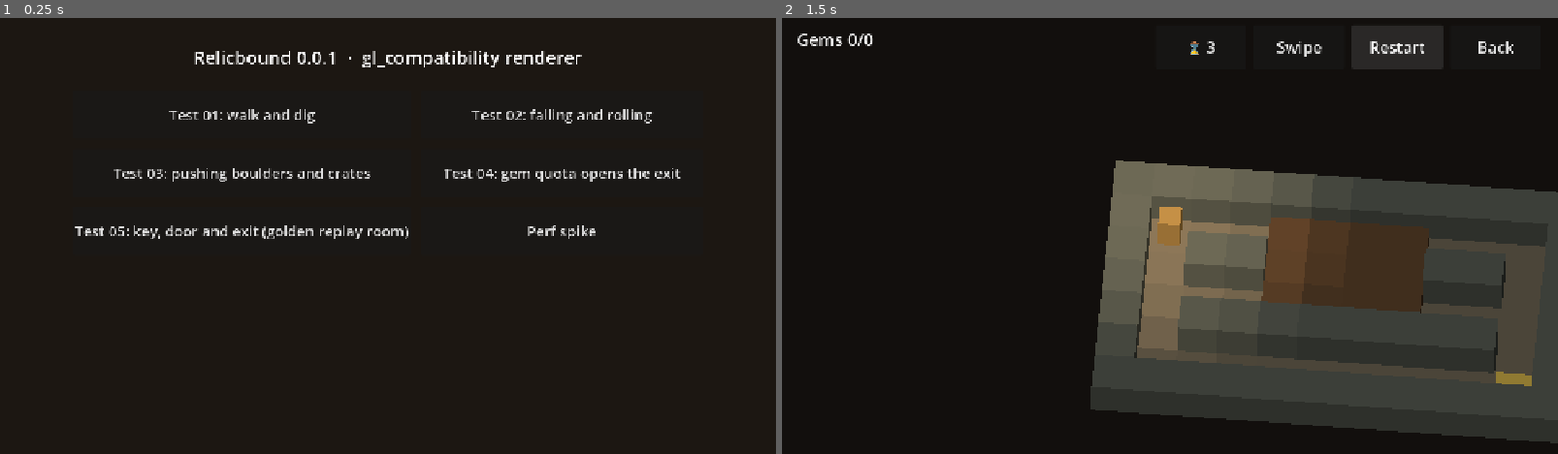
Above: before the commit, frames 1-2 (left to right).
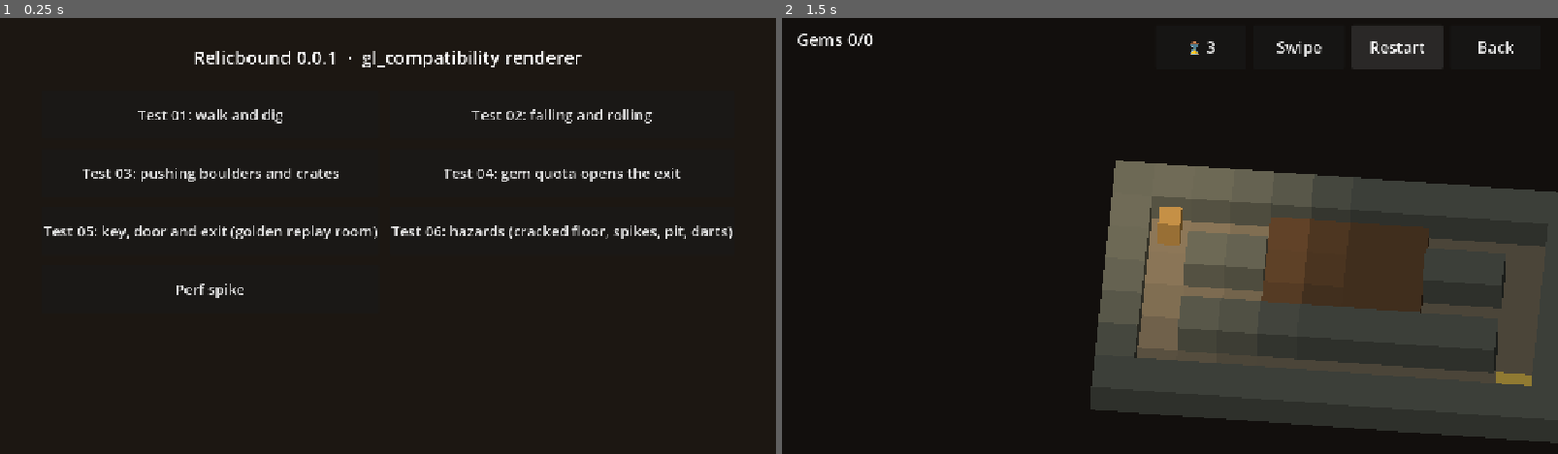
Above: after the commit, the same moments.

Repository: jamik111/relicbound
Game: Godot game, scene res://scenes/boot.tscn
Same seed, same stepped clock (60 frames per second), same inputs: the game is played once before the commit and once after it.
Inputs:
- Up to frame 1 (0.25 s): no input
- Up to frame 2 (1.5 s): click "Test 01: walk and dig" at 0.5 s; click "Restart" at 1.25 s

The runs differ from the first frame. In frame 1, 2.1% of the frame differs, in the area x 5-95%, y 20-65%; in frame 2, nothing differs.

Commit message:
Sprint 2.5 (part 1): hazards — pits, cracked floor, spikes, dart walls
- RuleHazards: all timing derived from state.tick (no hidden per-tile
  state, replays stay exact)
  - pit: walking in kills; an object entering fills it (-> floor)
  - cracked floor: starts collapsing when the player steps off, is a pit
    at the start of the next tick (new phase 0 in SimStep)
  - spikes: 3 s cycle with 0.5 s warning (GDD: >= 0.4 s) and 0.5 s up;
    phase B half a cycle later
  - dart walls: every 3 s after a 0.5 s warning, hit-scan along the row,
    blocked by solid tiles and any object
- PLAYER_KILLED event with a Cause (pit/spikes/dart); Game respawns on it
  like a crush. Hazard telegraph/fire events for VFX later
- Level legend: _ pit, = cracked, ^ + spikes, > < dart walls
- LevelView: pits are holes, spikes tint by phase, dart walls are walls
- Test room 06 (hazards); 12 new tests, 115 total; replay hash unchanged

Co-Authored-By: Claude Opus 5.5 <noreply@anthropic.com>

Diff:
--- a/game/autoload/game.gd
+++ b/game/autoload/game.gd
@@ -168,7 +168,7 @@
 	for e: SimEvent in result.events:
 		if e.type == SimEvent.Type.CHECKPOINT_LIT:
 			_checkpoint = state
-		elif e.type == SimEvent.Type.PLAYER_CRUSHED:
+		elif e.type == SimEvent.Type.PLAYER_CRUSHED or e.type == SimEvent.Type.PLAYER_KILLED:
 			_respawn_timer = RESPAWN_DELAY
 	Events.sim_events.emit(state.tick, result.events)
 	Events.sim_ticked.emit(state.tick)
--- /dev/null
+++ b/game/levels/test/test_06_hazards.json
@@ -0,0 +1,32 @@
+{
+	"id": "test_06_hazards",
+	"size": [
+		14,
+		7
+	],
+	"meta": {
+		"name": "Test 06: hazards (cracked floor, spikes, pit, darts)",
+		"gems_required": 1,
+		"seed": 1
+	},
+	"layers": {
+		"terrain": [
+			"##############",
+			"#...==..^+^..#",
+			"#............#",
+			"#.._......I..#",
+			"###.######.###",
+			"#>..........E#",
+			"##############"
+		],
+		"objects": [
+			"..............",
+			".@............",
+			"..............",
+			"..O...........",
+			"..............",
+			"...........*..",
+			".............."
+		]
+	}
+}
--- a/game/sim/level_codec.gd
+++ b/game/sim/level_codec.gd
@@ -18,6 +18,12 @@
 	":": Tiles.Terrain.DIRT,
 	"E": Tiles.Terrain.EXIT,
 	"I": Tiles.Terrain.CHECKPOINT,
+	"_": Tiles.Terrain.PIT,
+	"=": Tiles.Terrain.CRACKED,
+	"^": Tiles.Terrain.SPIKES_A,
+	"+": Tiles.Terrain.SPIKES_B,
+	">": Tiles.Terrain.DART_EAST,
+	"<": Tiles.Terrain.DART_WEST,
 	"R": Tiles.Terrain.DOOR_RED,
 	"B": Tiles.Terrain.DOOR_BLUE,
 	"G": Tiles.Terrain.DOOR_GOLD,
@@ -73,8 +79,10 @@
 			s.terrain[s.idx(c)] = TERRAIN_CHARS[tc]
 			if oc == EMPTY_CHAR:
 				continue
-			if tc != EMPTY_CHAR:
+			if oc != PLAYER_CHAR and not Tiles.is_floor_like(TERRAIN_CHARS[tc]):
 				errors.append("objects: '%s' at %s must be on floor, not '%s'" % [oc, c, tc])
+			elif oc == PLAYER_CHAR and tc != EMPTY_CHAR and not Tiles.is_floor_like(TERRAIN_CHARS[tc]):
+				errors.append("objects: player at %s must start on floor, not '%s'" % [c, tc])
 			elif oc == PLAYER_CHAR:
 				players += 1
 				s.player = c
--- a/game/sim/rules/rule_gravity.gd
+++ b/game/sim/rules/rule_gravity.gd
@@ -57,6 +57,7 @@
 	s.set_moving(below, true)
 	done[s.idx(below)] = 1
 	events.append(SimEvent.make(SimEvent.Type.OBJECT_FELL, c, below, obj, id))
+	RuleHazards.settle(s, below, events)
 
 
 static func _try_roll(s: SimState, c: Vector2i, side: Vector2i, done: PackedByteArray,
@@ -70,4 +71,5 @@
 	s.set_moving(to, true)
 	done[s.idx(to)] = 1
 	events.append(SimEvent.make(SimEvent.Type.OBJECT_ROLLED, c, to, obj, id))
+	RuleHazards.settle(s, to, events)
 	return true
--- /dev/null
+++ b/game/sim/rules/rule_hazards.gd
@@ -0,0 +1,111 @@
+class_name RuleHazards
+extends RefCounted
+## Hazards: pits, cracked floor, timed spikes and dart walls. All timing comes from `state.tick`,
+## so there's no hidden per-tile state and replays stay exact.
+##
+## - Pit: walking in kills. A boulder/crate/gem that enters fills it (it becomes floor).
+## - Cracked floor: when the player steps off it, it starts collapsing; at the start of the next tick it's a pit
+##   (an object resting on it drops in and fills it).
+## - Spikes: a SPIKE_CYCLE-tick loop: down, then SPIKE_WARN ticks of warning (GDD: telegraph >= 0.4 s), then
+##   SPIKE_UP ticks up. Standing on them while up kills. Phase B runs half a cycle after phase A.
+## - Dart walls: every DART_PERIOD ticks, after DART_WARN ticks of warning, a dart flies along the row until it hits
+##   a solid tile or any object. The player in its path before that dies.
+
+const SPIKE_CYCLE: int = 30
+const SPIKE_WARN: int = 5
+const SPIKE_UP: int = 5
+const DART_PERIOD: int = 30
+const DART_WARN: int = 5
+
+enum SpikePhase { DOWN, WARNING, UP }
+
+
+## Tick phase 0: effects scheduled by the previous tick (cracked floor marked last tick collapses now).
+static func collapse(s: SimState, events: Array[SimEvent]) -> void:
+	for i: int in s.terrain.size():
+		if s.terrain[i] != Tiles.Terrain.CRACKED_COLLAPSING:
+			continue
+		var c := Vector2i(i % s.width, i / s.width)
+		s.terrain[i] = Tiles.Terrain.PIT
+		events.append(SimEvent.make(SimEvent.Type.FLOOR_COLLAPSED, c))
+		settle(s, c, events)
+
+
+## Called by the player rule when the player leaves `from`.
+static func on_player_left(s: SimState, from: Vector2i, events: Array[SimEvent]) -> void:
+	if s.terrain_at(from) == Tiles.Terrain.CRACKED:
+		s.terrain[s.idx(from)] = Tiles.Terrain.CRACKED_COLLAPSING
+		events.append(SimEvent.make(SimEvent.Type.FLOOR_CRACKING, from))
+
+
+## Called after an object moves into `c`: if it's a pit, the object fills it.
+static func settle(s: SimState, c: Vector2i, events: Array[SimEvent]) -> void:
+	if s.terrain_at(c) != Tiles.Terrain.PIT or s.object_at(c) == Tiles.Obj.NONE:
+		return
+	var obj: int = s.object_at(c)
+	var id: int = s.ids[s.idx(c)]
+	s.remove_object(c)
+	s.terrain[s.idx(c)] = Tiles.Terrain.FLOOR
+	events.append(SimEvent.make(SimEvent.Type.PIT_FILLED, c, c, obj, id))
+
+
+static func spike_phase(tick: int, terrain: int) -> SpikePhase:
+	var offset: int = SPIKE_CYCLE / 2 if terrain == Tiles.Terrain.SPIKES_B else 0
+	var t: int = (tick + offset) % SPIKE_CYCLE
+	if t >= SPIKE_CYCLE - SPIKE_UP:
+		return SpikePhase.UP
+	if t >= SPIKE_CYCLE - SPIKE_UP - SPIKE_WARN:
+		return SpikePhase.WARNING
+	return SpikePhase.DOWN
+
+
+## Tick phase 6 (hazards part): spikes and darts change state, and the player is checked against every hazard.
+## Returns the SimEvent.Cause that kills the player this tick, or -1.
+static func apply(s: SimState, events: Array[SimEvent]) -> int:
+	var cause: int = -1
+	var tick: int = s.tick
+	var dart_t: int = tick % DART_PERIOD
+	for i: int in s.terrain.size():
+		var t: int = s.terrain[i]
+		if Tiles.is_spikes(t):
+			var c := Vector2i(i % s.width, i / s.width)
+			var phase: SpikePhase = spike_phase(tick, t)
+			var before: SpikePhase = spike_phase(tick + SPIKE_CYCLE - 1, t)
+			if phase != before:
+				var types: Array[SimEvent.Type] = [
+					SimEvent.Type.SPIKES_DOWN, SimEvent.Type.SPIKES_WARNING, SimEvent.Type.SPIKES_UP]
+				events.append(SimEvent.make(types[phase], c))
+		elif t == Tiles.Terrain.DART_EAST or t == Tiles.Terrain.DART_WEST:
+			var wall := Vector2i(i % s.width, i / s.width)
+			if dart_t == DART_PERIOD - 1 - DART_WARN:
+				events.append(SimEvent.make(SimEvent.Type.DART_WARNING, wall))
+			elif dart_t == DART_PERIOD - 1:
+				if _fire_dart(s, wall, Vector2i.RIGHT if t == Tiles.Terrain.DART_EAST else Vector2i.LEFT, events):
+					cause = SimEvent.Cause.DART
+	if s.alive and cause < 0:
+		var under: int = s.terrain_at(s.player)
+		if under == Tiles.Terrain.PIT:
+			cause = SimEvent.Cause.PIT
+		elif Tiles.is_spikes(under) and spike_phase(tick, under) == SpikePhase.UP:
+			cause = SimEvent.Cause.SPIKES
+	return cause
+
+
+## Returns true if the dart hits the (living) player.
+static func _fire_dart(s: SimState, wall: Vector2i, dir: Vector2i, events: Array[SimEvent]) -> bool:
+	var c: Vector2i = wall + dir
+	var hit: bool = false
+	while s.in_bounds(c):
+		if c == s.player and s.alive:
+			hit = true
+			break
+		if s.object_at(c) != Tiles.Obj.NONE or not _dart_passes(s.terrain_at(c)):
+			break
+		c += dir
+	events.append(SimEvent.make(SimEvent.Type.DART_FIRED, wall, c))
+	return hit
+
+
+static func _dart_passes(t: int) -> bool:
+	return Tiles.object_can_enter(t) or t == Tiles.Terrain.CHECKPOINT or t == Tiles.Terrain.CHECKPOINT_LIT \
+		or t == Tiles.Terrain.EXIT
--- a/game/sim/rules/rule_player.gd
+++ b/game/sim/rules/rule_player.gd
@@ -34,8 +34,8 @@
 		return
 
 	var t: int = s.terrain_at(to)
-	if t == Tiles.Terrain.FLOOR:
-		_move(s, to, events)
+	if Tiles.is_floor_like(t) or t == Tiles.Terrain.PIT:
+		_move(s, to, events)  # hazards (pit, spikes) are judged in their own phase
 	elif t == Tiles.Terrain.DIRT:
 		s.terrain[s.idx(to)] = Tiles.Terrain.FLOOR
 		events.append(SimEvent.make(SimEvent.Type.DIRT_DUG, to))
@@ -61,6 +61,7 @@
 
 
 static func _move(s: SimState, to: Vector2i, events: Array[SimEvent]) -> void:
+	RuleHazards.on_player_left(s, s.player, events)
 	events.append(SimEvent.make(SimEvent.Type.PLAYER_MOVED, s.player, to))
 	s.player = to
 
@@ -83,4 +84,5 @@
 	s.move_object(at, dest)
 	done[s.idx(dest)] = 1
 	events.append(SimEvent.make(SimEvent.Type.OBJECT_PUSHED, at, dest, obj, id))
+	RuleHazards.settle(s, dest, events)
 	return true
--- a/game/sim/sim_event.gd
+++ b/game/sim/sim_event.gd
@@ -18,7 +18,19 @@
 	LEVEL_COMPLETED,   ## cell = exit tile
 	PLAYER_CRUSHED,    ## cell, object = what fell on the player
 	CHECKPOINT_LIT,    ## cell = the idol; Game snapshots the state for respawn
+	PLAYER_KILLED,     ## cell, value = Cause (pit, spikes, dart). Crushing has its own PLAYER_CRUSHED
+	PIT_FILLED,        ## cell, object = what filled it, id
+	FLOOR_CRACKING,    ## cell: the player stepped off cracked floor; it falls in next tick
+	FLOOR_COLLAPSED,   ## cell is now a pit
+	SPIKES_WARNING,    ## cell: spikes rise in 0.5 s (telegraph)
+	SPIKES_UP,         ## cell
+	SPIKES_DOWN,       ## cell
+	DART_WARNING,      ## cell = dart wall: fires in 0.5 s
+	DART_FIRED,        ## cell = dart wall -> to = where the dart stopped
 }
+
+## Why PLAYER_KILLED happened (event value).
+enum Cause { PIT = 0, SPIKES = 1, DART = 2 }
 
 var type: Type
 var cell: Vector2i
--- a/game/sim/sim_state.gd
+++ b/game/sim/sim_state.gd
@@ -126,9 +126,9 @@
 	ids[a] = 0
 
 
-## True if an object may move into `c`: floor terrain, no object, no (living) player.
+## True if an object may move into `c`: floor-like terrain or a pit, no object, no (living) player.
 func is_open_for_object(c: Vector2i) -> bool:
-	return terrain_at(c) == Tiles.Terrain.FLOOR and object_at(c) == Tiles.Obj.NONE and (c != player or not alive)
+	return Tiles.object_can_enter(terrain_at(c)) and object_at(c) == Tiles.Obj.NONE and (c != player or not alive)
 
 
 func count_objects(obj: int) -> int:
--- a/game/sim/sim_step.gd
+++ b/game/sim/sim_step.gd
@@ -16,6 +16,8 @@
 	done.resize(s.width * s.height)
 	done.fill(0)
 
+	# 0) Effects scheduled last tick (cracked floor collapsing).
+	RuleHazards.collapse(s, events)
 	# 1) Player intent.
 	if s.alive and not s.won:
 		RulePlayer.apply(s, DIRECTIONS[intent], done, events)
@@ -24,12 +26,16 @@
 	var crushed_by: int = RuleGravity.apply(s, done, events)
 	# 4) Element flows: per world (water in World 1...).
 	# 5) Enemies: Sprint 2.
-	# 6) Triggers.
+	# 6) Triggers and hazards (spikes, darts, pits).
+	var hazard_cause: int = RuleHazards.apply(s, events)
 	RuleTriggers.apply(s, events)
-	# 7) Damage resolve.
+	# 7) Damage resolve. Crushing wins if both happen in one tick.
 	if crushed_by != Tiles.Obj.NONE and s.alive:
 		s.alive = false
 		events.append(SimEvent.make(SimEvent.Type.PLAYER_CRUSHED, s.player, s.player, crushed_by))
+	elif hazard_cause >= 0 and s.alive:
+		s.alive = false
+		events.append(SimEvent.make(SimEvent.Type.PLAYER_KILLED, s.player, s.player, Tiles.Obj.NONE, 0, hazard_cause))
 
 	s.tick += 1
 	var result := StepResult.new()
--- a/game/sim/tiles.gd
+++ b/game/sim/tiles.gd
@@ -12,6 +12,17 @@
 	## Checkpoint idol: the player can stand on it; objects can't enter. Lights when the player steps on it.
 	CHECKPOINT = 5,
 	CHECKPOINT_LIT = 6,
+	## Deadly to walk into. A boulder or crate that enters it fills it (becomes FLOOR).
+	PIT = 7,
+	## Walkable; one tick after the player steps off it, it collapses into a PIT.
+	CRACKED = 8,
+	CRACKED_COLLAPSING = 9,
+	## Timed spike traps (two phases half a cycle apart). Floor-like when down.
+	SPIKES_A = 20,
+	SPIKES_B = 21,
+	## Dart walls: solid; fire along their row (east / west) on a timer.
+	DART_EAST = 22,
+	DART_WEST = 23,
 	DOOR_RED = 10,
 	DOOR_BLUE = 11,
 	DOOR_GOLD = 12,
@@ -52,6 +63,21 @@
 	return o - Obj.KEY_RED
 
 
+## Terrain the player walks on like floor (hazards decide separately whether it hurts).
+static func is_floor_like(t: int) -> bool:
+	return (t == Terrain.FLOOR or t == Terrain.CRACKED or t == Terrain.CRACKED_COLLAPSING
+		or t == Terrain.SPIKES_A or t == Terrain.SPIKES_B)
+
+
+## Terrain a boulder/crate/gem may move into (a PIT swallows it and becomes floor).
+static func object_can_enter(t: int) -> bool:
+	return is_floor_like(t) or t == Terrain.PIT
+
+
+static func is_spikes(t: int) -> bool:
+	return t == Terrain.SPIKES_A or t == Terrain.SPIKES_B
+
+
 ## Objects that gravity moves.
 static func falls(o: int) -> bool:
 	return o == Obj.BOULDER or o == Obj.CRATE or o == Obj.GEM
--- /dev/null
+++ b/game/tests/sim/test_hazards.gd
@@ -0,0 +1,128 @@
+extends GutTest
+## Task 2.5: pits, cracked floor, spikes, dart walls.
+
+const H = preload("res://tests/sim/sim_helpers.gd")
+
+
+func _killed_by(r: StepResult) -> int:
+	for e: SimEvent in r.events:
+		if e.type == SimEvent.Type.PLAYER_KILLED:
+			return e.value
+	return -1
+
+
+## Steps with no input until the state's tick equals `tick`.
+func _run_to(s: SimState, tick: int) -> SimState:
+	while s.tick < tick:
+		s = H.step(s).state
+	return s
+
+
+# --- Pits ---------------------------------------------------------------------
+
+func test_walking_into_pit_kills() -> void:
+	var r: StepResult = H.step(H.state(["#####", "#@_.#", "#####"]), H.R)
+	assert_false(r.state.alive)
+	assert_eq(_killed_by(r), SimEvent.Cause.PIT)
+
+
+func test_pushed_boulder_fills_pit() -> void:
+	var r: StepResult = H.step(H.state(["######", "#@O_.#", "######"]), H.R)
+	assert_eq(r.state.terrain_at(Vector2i(3, 1)), Tiles.Terrain.FLOOR)
+	assert_eq(H.obj(r.state, 3, 1), Tiles.Obj.NONE)
+	assert_true(r.has_event(SimEvent.Type.PIT_FILLED))
+	var r2: StepResult = H.step(r.state, H.R)
+	assert_eq(r2.state.player, Vector2i(3, 1))
+	assert_true(r2.state.alive, "the filled pit is safe floor")
+
+
+func test_falling_crate_fills_pit() -> void:
+	var s: SimState = H.state(["#####", "#.X.#", "#._.#", "#@..#", "#####"])
+	var r: StepResult = H.step(s)
+	assert_eq(r.state.terrain_at(Vector2i(2, 2)), Tiles.Terrain.FLOOR)
+	assert_eq(r.state.count_objects(Tiles.Obj.CRATE), 0)
+
+
+# --- Cracked floor ------------------------------------------------------------
+
+func test_cracked_floor_collapses_one_tick_after_leaving() -> void:
+	var s: SimState = H.state(["######", "#@=..#", "######"])
+	var on: StepResult = H.step(s, H.R)
+	assert_eq(on.state.terrain_at(Vector2i(2, 1)), Tiles.Terrain.CRACKED, "standing on it is fine")
+	var off: StepResult = H.step(on.state, H.R)
+	assert_eq(off.state.terrain_at(Vector2i(2, 1)), Tiles.Terrain.CRACKED_COLLAPSING)
+	assert_true(off.has_event(SimEvent.Type.FLOOR_CRACKING))
+	var next: StepResult = H.step(off.state)
+	assert_eq(next.state.terrain_at(Vector2i(2, 1)), Tiles.Terrain.PIT)
+	assert_true(next.has_event(SimEvent.Type.FLOOR_COLLAPSED))
+
+
+func test_stepping_back_onto_collapsed_floor_kills() -> void:
+	var s: SimState = H.run(H.state(["######", "#@=..#", "######"]), "RR")
+	var r: StepResult = H.step(s, H.L)
+	assert_false(r.state.alive)
+	assert_eq(_killed_by(r), SimEvent.Cause.PIT)
+
+
+# --- Spikes -------------------------------------------------------------------
+
+func test_spike_cycle_warns_before_rising() -> void:
+	var s: SimState = H.state(["#####", "#@^.#", "#####"])
+	var warn_tick: int = RuleHazards.SPIKE_CYCLE - RuleHazards.SPIKE_UP - RuleHazards.SPIKE_WARN
+	var r: StepResult = H.step(_run_to(s, warn_tick))
+	assert_true(r.has_event(SimEvent.Type.SPIKES_WARNING))
+	var up: StepResult = H.step(_run_to(r.state, RuleHazards.SPIKE_CYCLE - RuleHazards.SPIKE_UP))
+	assert_true(up.has_event(SimEvent.Type.SPIKES_UP))
+	assert_gte(RuleHazards.SPIKE_WARN, 4, "GDD: telegraph >= 0.4 s at 10 ticks/s")
+
+
+func test_spikes_kill_only_when_up() -> void:
+	var s: SimState = H.state(["#####", "#@^.#", "#####"])
+	var on: StepResult = H.step(s, H.R)
+	assert_true(on.state.alive, "spikes are down at tick 0")
+	var up_tick: int = RuleHazards.SPIKE_CYCLE - RuleHazards.SPIKE_UP
+	var before: SimState = _run_to(on.state, up_tick)
+	assert_true(before.alive, "still alive through the warning")
+	var r: StepResult = H.step(before)
+	assert_false(r.state.alive)
+	assert_eq(_killed_by(r), SimEvent.Cause.SPIKES)
+
+
+func test_spike_phase_b_is_half_a_cycle_later() -> void:
+	var up_a: int = RuleHazards.SPIKE_CYCLE - 1
+	assert_eq(RuleHazards.spike_phase(up_a, Tiles.Terrain.SPIKES_A), RuleHazards.SpikePhase.UP)
+	assert_eq(RuleHazards.spike_phase(up_a, Tiles.Terrain.SPIKES_B), RuleHazards.SpikePhase.DOWN)
+	assert_eq(RuleHazards.spike_phase(up_a - RuleHazards.SPIKE_CYCLE / 2, Tiles.Terrain.SPIKES_B),
+		RuleHazards.SpikePhase.UP)
+
+
+func test_objects_rest_on_spikes_and_cracked_floor() -> void:
+	var s: SimState = H.state(["#####", "#.OX#", "#.^=#", "#@###", "#####"])
+	var after: SimState = H.run(s, "...")
+	assert_eq(H.obj(after, 2, 2), Tiles.Obj.BOULDER)
+	assert_eq(H.obj(after, 3, 2), Tiles.Obj.CRATE)
+
+
+# --- Darts --------------------------------------------------------------------
+
+func test_dart_hits_player_in_row() -> void:
+	var s: SimState = H.state(["#######", "#>..@.#", "#######"])
+	var fire_tick: int = RuleHazards.DART_PERIOD - 1
+	var warn: StepResult = H.step(_run_to(s, fire_tick - RuleHazards.DART_WARN))
+	assert_true(warn.has_event(SimEvent.Type.DART_WARNING))
+	var r: StepResult = H.step(_run_to(warn.state, fire_tick))
+	assert_false(r.state.alive)
+	assert_eq(_killed_by(r), SimEvent.Cause.DART)
+
+
+func test_object_blocks_dart() -> void:
+	var s: SimState = H.state(["#######", "#>.X@.#", "#######"])
+	var r: StepResult = H.step(_run_to(s, RuleHazards.DART_PERIOD - 1))
+	assert_true(r.state.alive)
+	var fired: Array = r.events.filter(func(e: SimEvent) -> bool: return e.type == SimEvent.Type.DART_FIRED)
+	assert_eq((fired[0] as SimEvent).to, Vector2i(3, 1), "stopped at the crate")
+
+
+func test_west_dart_wall_fires_west() -> void:
+	var s: SimState = H.state(["#######", "#.@..<#", "#######"])
+	assert_false(H.step(_run_to(s, RuleHazards.DART_PERIOD - 1)).state.alive)
--- a/game/tests/sim/test_level_codec.gd
+++ b/game/tests/sim/test_level_codec.gd
@@ -71,4 +71,4 @@
 		var errors := PackedStringArray()
 		var s: SimState = LevelCodec.parse(LevelLoader.load_data(TEST_LEVELS + f), errors)
 		assert_not_null(s, "%s: %s" % [f, errors])
-	assert_eq(count, 5)
+	assert_eq(count, 6)
--- a/game/view/level_view.gd
+++ b/game/view/level_view.gd
@@ -22,12 +22,25 @@
 	Tiles.Terrain.EXIT: Color(0.25, 0.22, 0.18),
 	Tiles.Terrain.CHECKPOINT: Color(0.35, 0.38, 0.33),
 	Tiles.Terrain.CHECKPOINT_LIT: Color(0.35, 1.0, 0.70),
+	Tiles.Terrain.PIT: Color(0.05, 0.04, 0.04),
+	Tiles.Terrain.CRACKED: Color(0.62, 0.55, 0.42),
+	Tiles.Terrain.CRACKED_COLLAPSING: Color(0.85, 0.35, 0.20),
+	Tiles.Terrain.SPIKES_A: Color(0.40, 0.40, 0.42),
+	Tiles.Terrain.SPIKES_B: Color(0.40, 0.40, 0.42),
+	Tiles.Terrain.DART_EAST: Color(0.55, 0.30, 0.45),
+	Tiles.Terrain.DART_WEST: Color(0.55, 0.30, 0.45),
 	Tiles.Terrain.DOOR_RED: Color(0.80, 0.22, 0.20),
 	Tiles.Terrain.DOOR_BLUE: Color(0.22, 0.42, 0.85),
 	Tiles.Terrain.DOOR_GOLD: Color(0.90, 0.72, 0.20),
 	Tiles.Terrain.DOOR_JADE: Color(0.20, 0.68, 0.52),
 }
 const EXIT_OPEN_COLOR: Color = Color(1.0, 0.85, 0.35)
+## Events after which the terrain MultiMeshes are rebuilt.
+const TERRAIN_EVENTS: Array[SimEvent.Type] = [
+	SimEvent.Type.DIRT_DUG, SimEvent.Type.DOOR_OPENED, SimEvent.Type.EXIT_OPENED, SimEvent.Type.CHECKPOINT_LIT,
+	SimEvent.Type.PIT_FILLED, SimEvent.Type.FLOOR_CRACKING, SimEvent.Type.FLOOR_COLLAPSED,
+]
+const SPIKE_COLORS: Array[Color] = [Color(0.40, 0.40, 0.42), Color(0.95, 0.60, 0.15), Color(0.95, 0.20, 0.15)]
 const KEY_COLORS: Array[Color] = [
 	Color(0.90, 0.25, 0.22), Color(0.30, 0.50, 0.95), Color(0.95, 0.78, 0.25), Color(0.25, 0.78, 0.58),
 ]
@@ -59,6 +72,8 @@
 		&"door": GreyboxMeshes.box(Vector3(0.9, 0.9, 0.9)),
 		&"exit": GreyboxMeshes.box(Vector3(0.9, 0.12, 0.9)),
 		&"idol": GreyboxMeshes.box(Vector3(0.35, 0.75, 0.35)),
+		&"pit": GreyboxMeshes.box(Vector3(1.0, 0.02, 1.0)),
+		&"spikes": GreyboxMeshes.box(Vector3(0.8, 0.18, 0.8)),
 		&"boulder": GreyboxMeshes.ball(0.44),
 		&"crate": GreyboxMeshes.box(Vector3(0.8, 0.8, 0.8)),
 		&"gem": GreyboxMeshes.gem(0.3),
@@ -98,10 +113,8 @@
 	_cur_cells = _object_cells(cur)
 	var terrain_changed: bool = false
 	for e: Variant in events:
-		var ev: SimEvent = e as SimEvent
-		match ev.type:
-			SimEvent.Type.DIRT_DUG, SimEvent.Type.DOOR_OPENED, SimEvent.Type.EXIT_OPENED, 					SimEvent.Type.CHECKPOINT_LIT:
-				terrain_changed = true
+		if (e as SimEvent).type in TERRAIN_EVENTS:
+			terrain_changed = true
 	if terrain_changed:
 		_build_terrain()
 	# Objects that are gone (collected) disappear; new ids (none yet in Sprint 2) appear.
@@ -149,7 +162,7 @@
 	var s: SimState = _cur
 	for i: int in s.terrain.size():
 		var t: int = s.terrain[i]
-		if t != Tiles.Terrain.WALL and t != Tiles.Terrain.ANCIENT_WALL:
+		if not _is_solid_block(t) and t != Tiles.Terrain.PIT:
 			_floor_cells.append(i)
 		if t == Tiles.Terrain.FLOOR:
 			continue
@@ -164,8 +177,14 @@
 
 
 func _terrain_mesh_key(t: int) -> StringName:
-	if t == Tiles.Terrain.WALL or t == Tiles.Terrain.ANCIENT_WALL:
+	if _is_solid_block(t):
 		return &"wall"
+	if t == Tiles.Terrain.PIT:
+		return &"pit"
+	if Tiles.is_spikes(t):
+		return &"spikes"
+	if t == Tiles.Terrain.CRACKED or t == Tiles.Terrain.CRACKED_COLLAPSING:
+		return &"exit"
 	if t == Tiles.Terrain.DIRT:
 		return &"dirt"
 	if t == Tiles.Terrain.EXIT:
@@ -173,6 +192,12 @@
 	if t == Tiles.Terrain.CHECKPOINT or t == Tiles.Terrain.CHECKPOINT_LIT:
 		return &"idol"
 	return &"door"
+
+
+## Full-height blocks with no floor slab under them.
+static func _is_solid_block(t: int) -> bool:
+	return (t == Tiles.Terrain.WALL or t == Tiles.Terrain.ANCIENT_WALL
+		or t == Tiles.Terrain.DART_EAST or t == Tiles.Terrain.DART_WEST)
 
 
 func _make_multimesh(mesh: Mesh, cells: PackedInt32Array, y: float) -> MultiMeshInstance3D:
@@ -199,6 +224,8 @@
 		var base: Color = TERRAIN_COLORS[t]
 		if t == Tiles.Terrain.EXIT and _cur.exit_open:
 			base = EXIT_OPEN_COLOR
+		elif Tiles.is_spikes(t):
+			base = SPIKE_COLORS[RuleHazards.spike_phase(_cur.tick, t)]
 		_tint(_terrain_nodes[t], _terrain_cells[t], base, p)
 
 
Not shown, added: game/sim/rules/rule_hazards.gd.uid
Not shown, added: game/tests/sim/test_hazards.gd.uid
Not shown, changed: docs/05_GDD_MECHANICS.md
